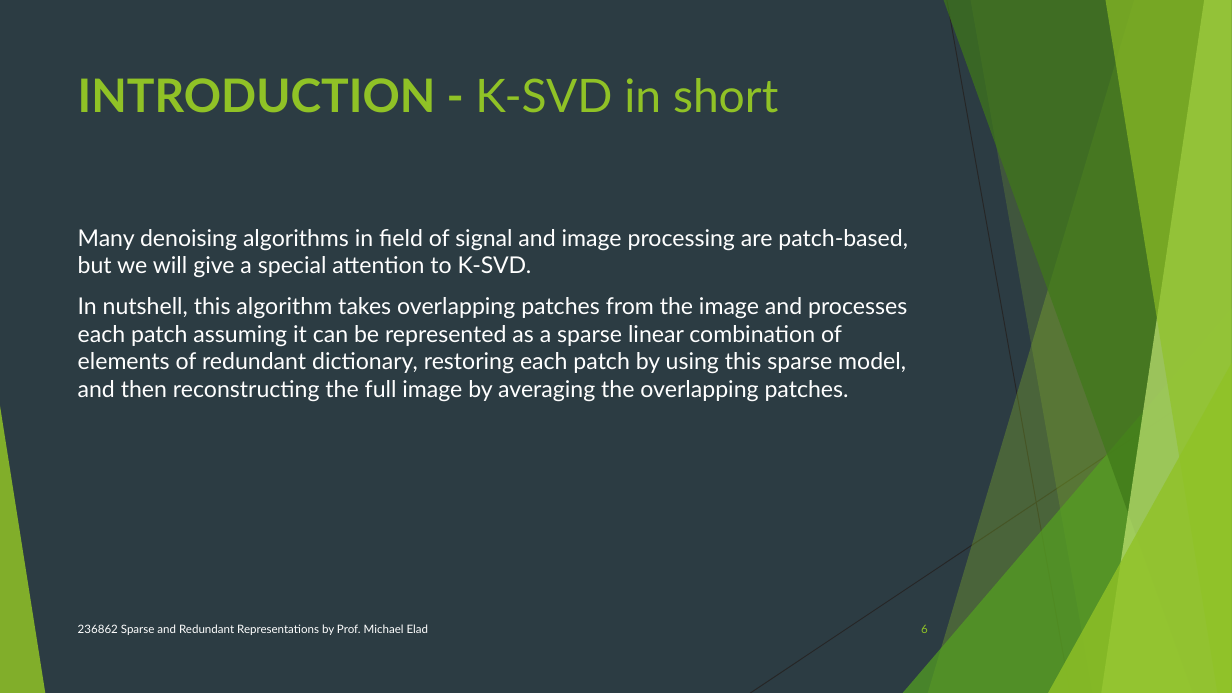
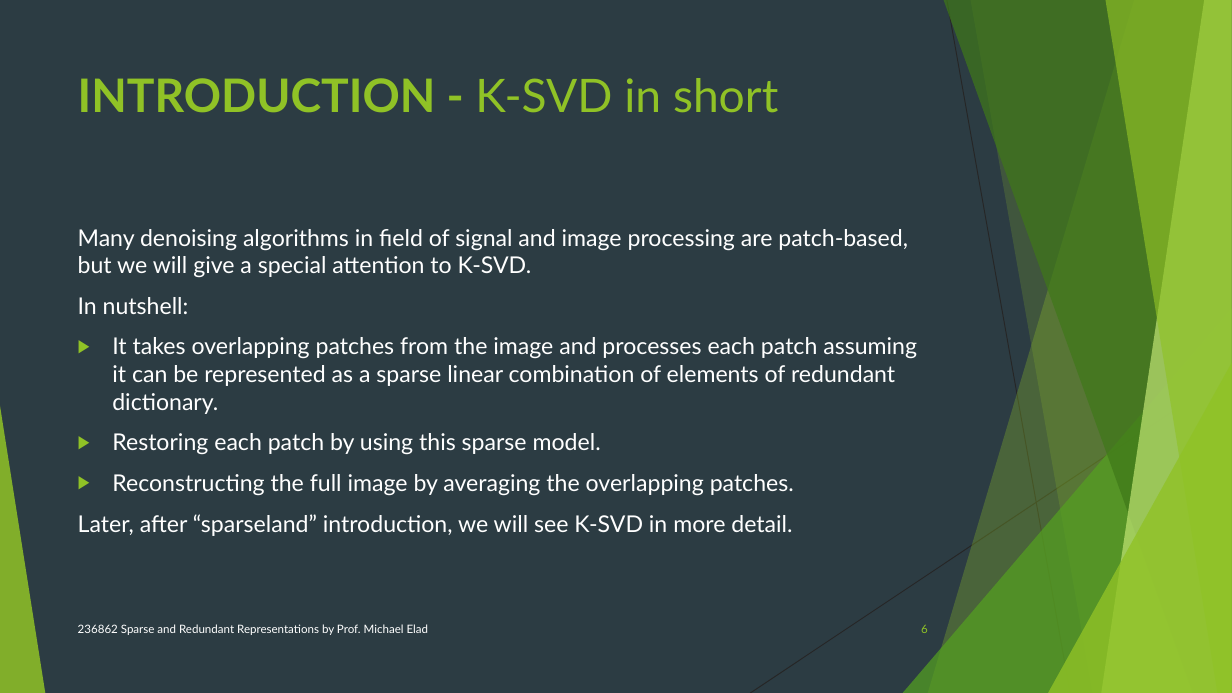
Before and after one commit to neryah/PATCH-DISAGREEMENT-AS-A-WAY-TO-IMPROVE-K-SVD-DENOISING-implementation-and-improvement, a slide deck: slide 6 of project presentation.pptx. Drawn at 1232x693 pixels with LibreOffice and Linux fonts; fonts in the diff are those of the drawing. Boxes give left, top, right and bottom in pixels: in the first picture for what was removed or moved away, otherwise in the second. Text is boxed around its words. In the diff, an @@ line names an element or a change of style, - is before the commit and + after.

Commit message:
until ''THE PROPOSED ALGORITHM'' not included

```diff
--- a/project presentation.pptx
+++ b/project presentation.pptx
@@ text at (x1=78, y1=297, x2=917, y2=536): text changed @@
-In nutshell, this algorithm takes overlapping patches from the image and processes each patch assuming it can be represented as a sparse linear combination of elements of redundant dictionary, restoring each patch by using this sparse model, and then reconstructing the full image by averaging the overlapping patches.
+In nutshell:
+▶ It takes overlapping patches from the image and processes each patch assuming it can be represented as a sparse linear combination of elements of redundant dictionary.
+▶ Restoring each patch by using this sparse model.
+▶ Reconstructing the full image by averaging the overlapping patches.
+Later, after “sparseland” introduction, we will see K-SVD in more detail.
```
Also in this commit, not shown: 2 slides added.
